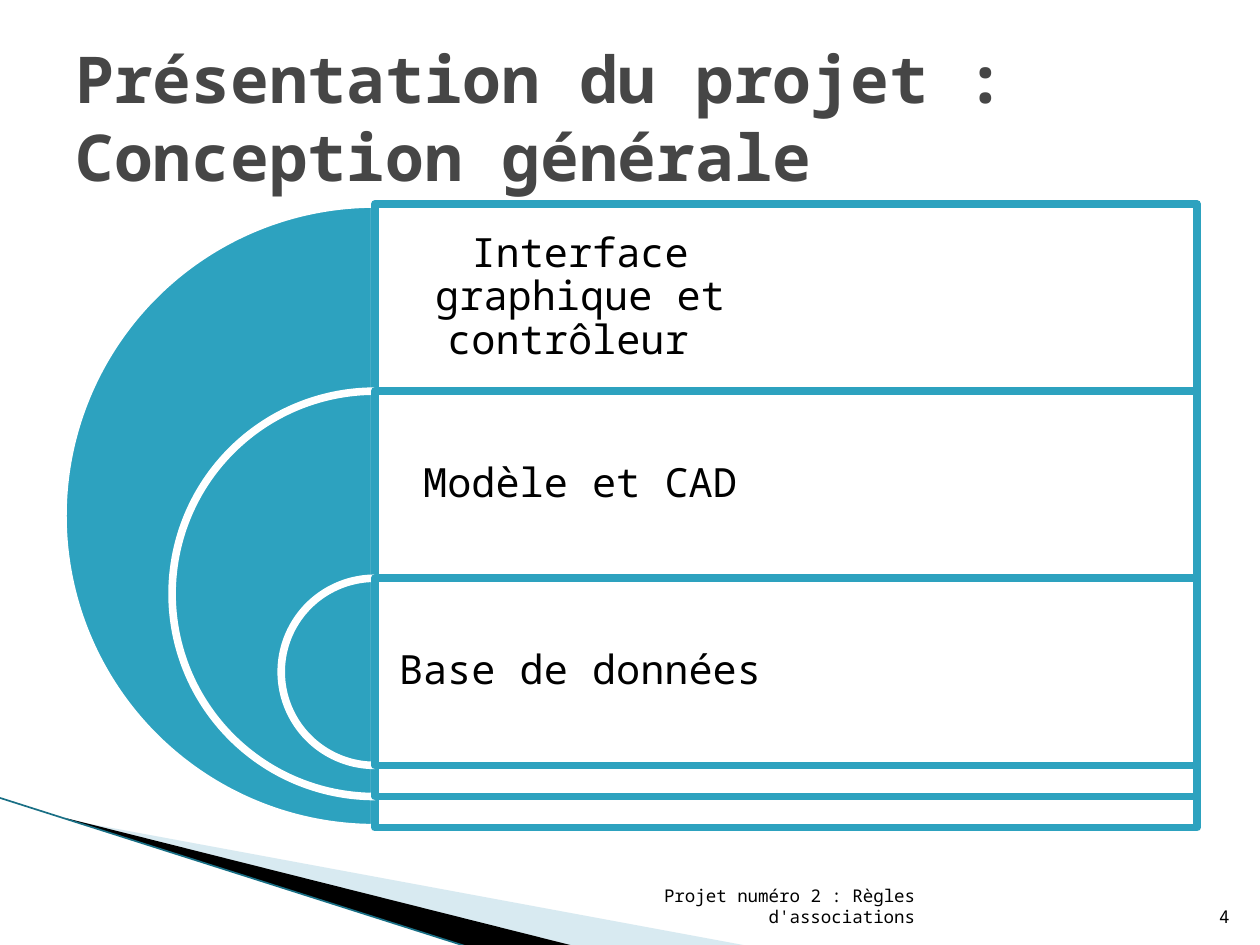
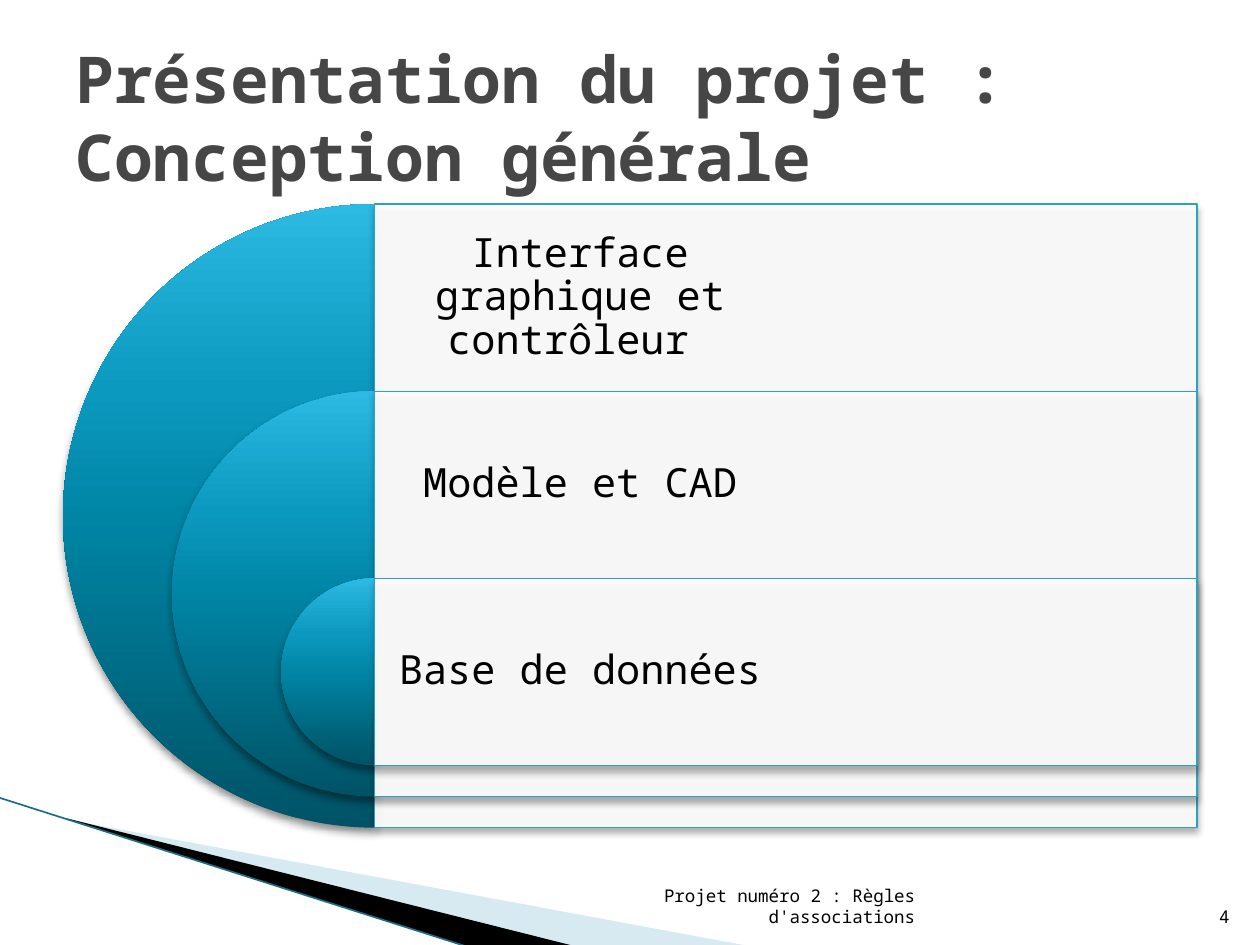
Before and after one commit to arnaudbreton/projet-sgbd, a slide deck: slide 4 of Projet OLAP/ressources/Base de données multi-dimensionnelles et OLAP - Projet Numéro 2 - Présentation.pptx. Drawn at 1260x945 pixels with LibreOffice and Linux fonts; fonts in the diff are those of the drawing; background and template pictures are left out. Boxes give left, top, right and bottom in pixels: in the first picture for what was removed or moved away, otherwise in the second. Text is boxed around its words. In the diff, an @@ line names an element or a change of style, - is before the commit and + after.

```diff
--- a/Projet OLAP/ressources/Base de données multi-dimensionnelles et OLAP - Projet Numéro 2 - Présentation.pptx
+++ b/Projet OLAP/ressources/Base de données multi-dimensionnelles et OLAP - Projet Numéro 2 - Présentation.pptx
@@ fill #2DA2BF to gradient #005367 to #0086A7 to #0E9ABE to #2CB9E3; outline #FFFFFF 4.33 pt to none; shadow on in 3 elements at box(63, 204, 687, 828), box(173, 391, 578, 796), box(281, 578, 467, 765) @@
@@ outline #2DA2BF 4.33 pt to #2DA2BF 0.75 pt; shadow on in 3 elements at box(374, 204, 1197, 828), box(374, 391, 1197, 796), box(374, 578, 1197, 765) @@
```
Also in this commit, not shown: 1 other slide changed.
